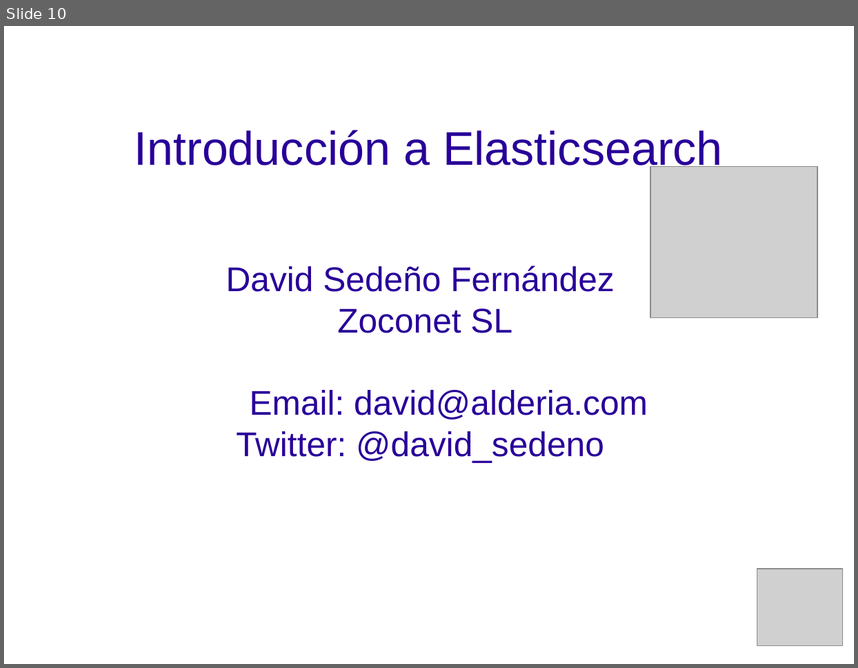
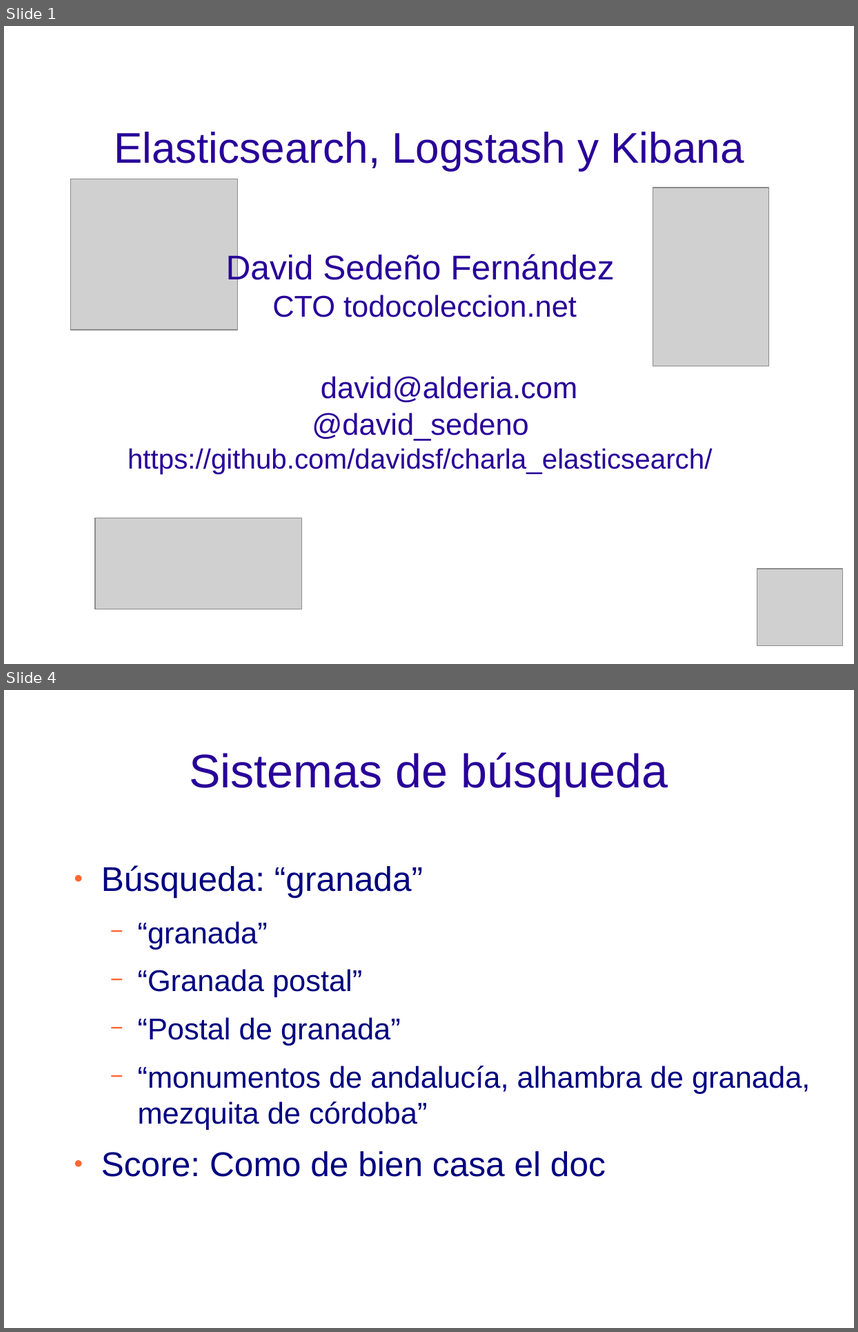
Before and after one commit to davidsf/charla_elasticsearch, a slide deck: elasticsearch.odp. Shown one above the other, each under a label of ours: slide 10 before the commit, slides 1 and 4 after it; the slides between them are not shown. The pictures are 858x668 and 858x1332 pixels, drawn with LibreOffice and Linux fonts; fonts in the diff are those of the drawing; grey boxes stand for pictures; background and template pictures are left out. Boxes give left, top, right and bottom in pixels: in the first picture for what was removed or moved away, otherwise in the second. Text is boxed around its words. In the diff, an @@ line names an element or a change of style, - is before the commit and + after.

```diff
--- a/elasticsearch.odp
+++ b/elasticsearch.odp
@@ slide 4 added at (4, 690, 854, 1328), background picture (left out) @@
@@ title added at (189, 752, 668, 796), 44 pt, text #280099 @@
+Sistemas de búsqueda
@@ text added at (101, 865, 810, 1176), 28 pt, text #000080 @@
+● Búsqueda: “granada”
+  − “granada”
+  − “Granada postal”
+  − “Postal de granada”
+  − “monumentos de andalucía, alhambra de granada, mezquita de córdoba”
+● Score: Como de bien casa el doc
@@ what was slide 10 is now slide 1 @@
@@ slide 1 changed as well @@
@@ title at (114, 132, 744, 171): text changed; size 44 to 40 pt @@
-Introducción a Elasticsearch
+Elasticsearch, Logstash y Kibana
@@ picture added at (71, 178, 239, 330) @@
@@ picture: place and size @@
-picture at (651, 166, 819, 318)
+picture at (653, 187, 769, 366)
@@ subtitle at (128, 294, 712, 474): text changed; size 32 to 28 pt @@
-Zoconet SL
-Email: david@alderia.com
-Twitter: @david_sedeno
+CTO todocoleccion.net
+david@alderia.com
+@david_sedeno
+https://github.com/davidsf/charla_elasticsearch/
@@ picture added at (95, 518, 302, 609) @@
```
Also in this commit, not shown: 6 other slides changed, 9 other slides added, 3 slides removed.
